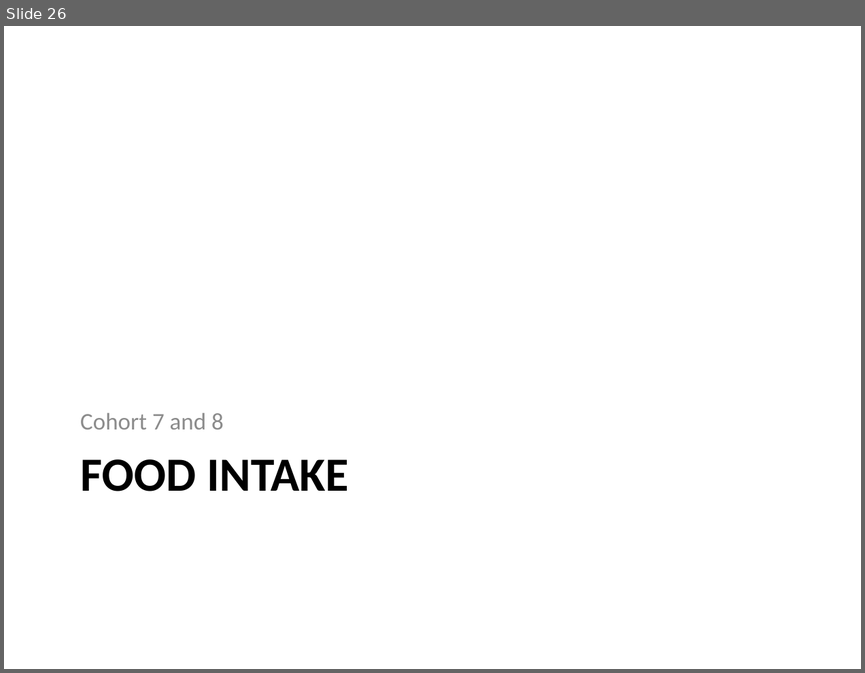
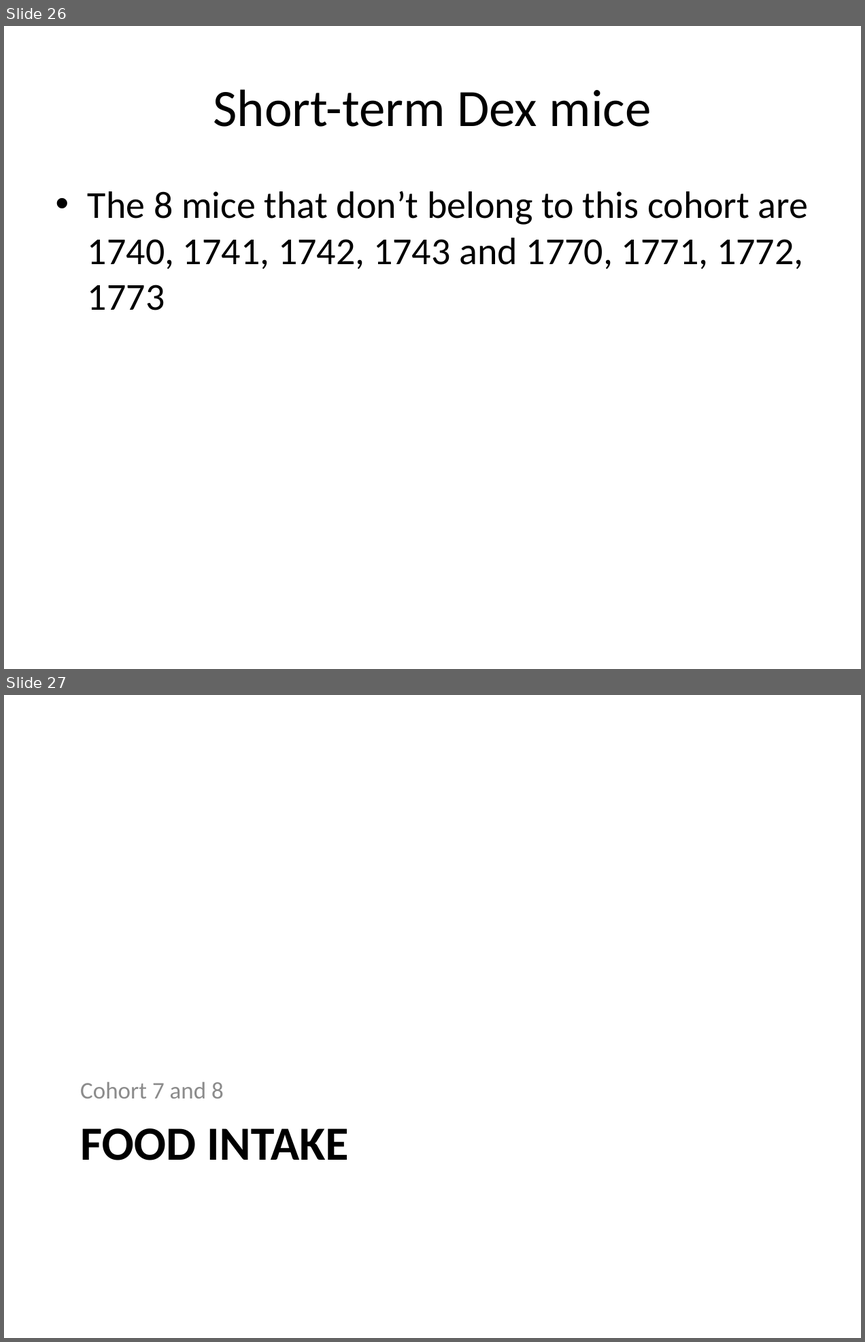
Before and after one commit to BridgesLab/PredictorsDietInducedObesity, a slide deck: ResultsSlides.pptx. Shown one above the other, each under a label of ours: slide 26 before the commit, slides 26 and 27 after it. The pictures are 865x673 and 865x1342 pixels, drawn with LibreOffice and Linux fonts; fonts in the diff are those of the drawing. Boxes give left, top, right and bottom in pixels: in the first picture for what was removed or moved away, otherwise in the second. Text is boxed around its words. In the diff, an @@ line names an element or a change of style, - is before the commit and + after.

```diff
--- a/ResultsSlides.pptx
+++ b/ResultsSlides.pptx
@@ slide 26 added at (x1=4, y1=26, x2=861, y2=669), background #FFFFFF @@
@@ title added at (x1=213, y1=89, x2=651, y2=127), 44 pt, text #000000 @@
+Short-term Dex mice
@@ text added at (x1=88, y1=191, x2=808, y2=310), 32 pt, text #000000 @@
+• The 8 mice that don’t belong to this cohort are 1740, 1741, 1742, 1743 and 1770, 1771, 1772, 1773
@@ what was slide 26 is now slide 27 @@
```
